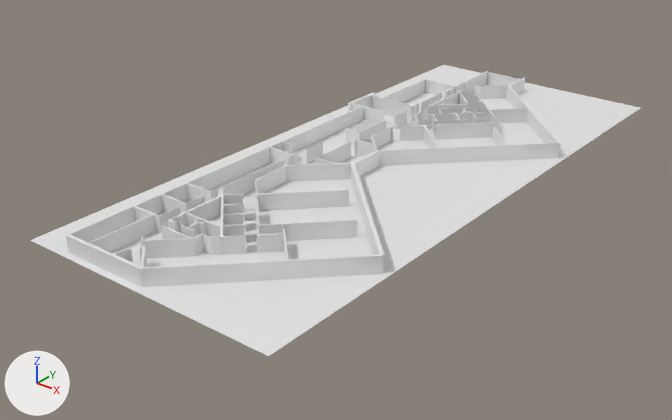
What one commit did to the Blender file blender/environment/7thfloor.blend.
One viewpoint serves both versions: a 50 mm lens placed at (101.8, -126.3, 66.9), pointed at (5.9, -6.4, -7.4). Lighting does not change. The marker at lower left points along +X, +Y and +Z.

The first picture shows 'floor', 'walls'.
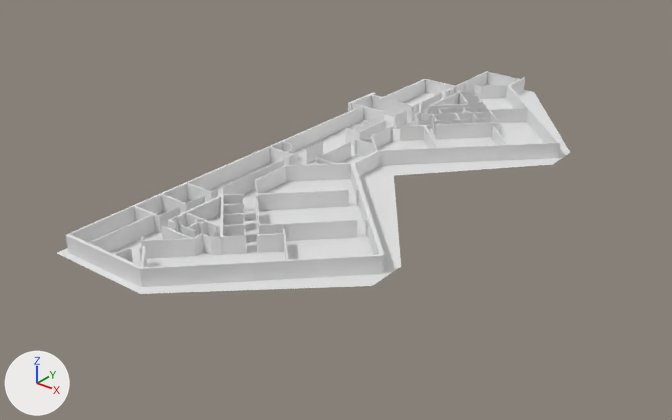
What differs and where, as boxes (x1, y1, x2, y2) in the pictures (672 x 420 px):
'floor', reshaped (16% narrower, 28% shorter): before (30, 65, 640, 356); after (57, 84, 570, 294)

Diff of the bpy script that builds the scene:
```diff
--- a/blender/environment/7thfloor.blend.py
+++ b/blender/environment/7thfloor.blend.py
@@ me_plane @@
 me_plane.from_pydata(...)  # 4 vertices, 1 face; spans x -8.6..41.1, y -58.7..58.7, z 0.0
 # used by ob_floor; location = (-6.0, 2.5, 0.0)
 # verts and faces of me_plane; kept vertices keep their numbers, new ones are numbered from 4
 # before: 0 (-8.6, -58.7, 0.0) at pixel (30, 240), 1 (41.1, -58.7, 0.0) at pixel (268, 356), 2 (-8.6, 58.7, 0.0) at pixel (443, 64), 3 (41.1, 58.7, 0.0) at pixel (641, 107)
+# me_plane part 1
+delete_vertices([*range(0, 4)])  # with the faces that use them
+verts[4] = (6.4, 54.1, 0.0)
+verts[5] = (18.3, 53.8, 0.0)  # pixel (534, 92)
+verts[6] = (-2.0, 13.3, 0.0)
+verts[7] = (-6.0, 14.1, 0.0)  # pixel (337, 116)
+verts[8] = (-2.0, -58.7, 0.0)  # pixel (56, 252)
+verts[9] = (17.0, -58.7, 0.0)  # pixel (140, 293)
+verts[10] = (40.9, -36.8, 0.0)  # pixel (372, 285)
+verts[11] = (40.5, 26.2, 0.0)  # pixel (570, 152)
+verts[12] = (40.8, -29.6, 0.0)  # pixel (401, 266)
+verts[13] = (40.6, 18.8, 0.0)  # pixel (552, 164)
+verts[14] = (20.8, -3.4, 0.0)  # pixel (393, 175)
+verts[15] = (-5.4, 24.7, 0.0)
+verts[16] = (6.4, 39.5, 0.0)
+verts[17] = (-1.9, 39.3, 0.0)
+verts[18] = (-1.9, 24.3, 0.0)
+faces += [(4, 16, 17, 18, 15, 7, 6, 8, 9, 10, 12, 14, 13, 11, 5)]
```
